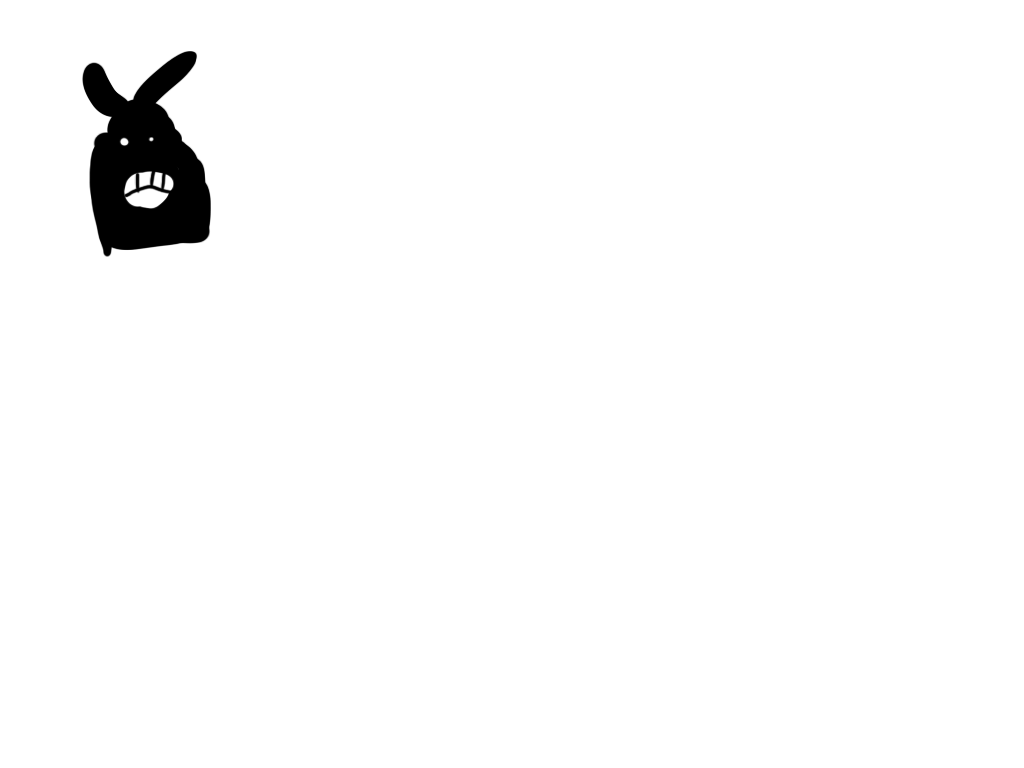
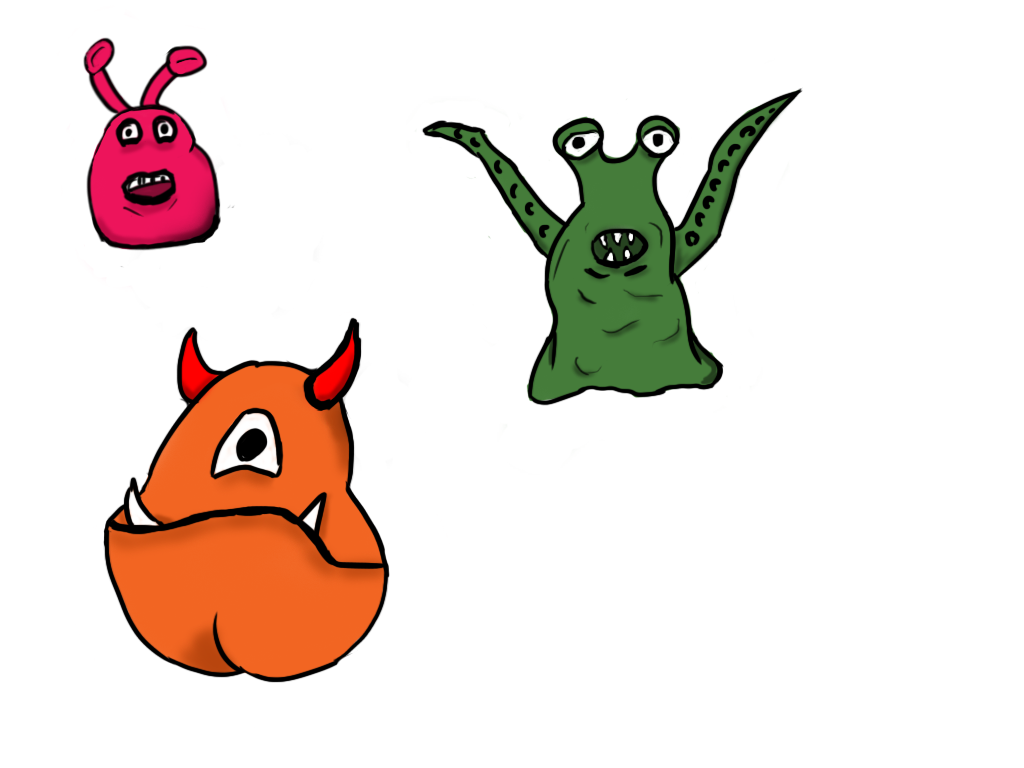
Comparing the layer stacks of the two 1024×768 images. Changes:
added layer "Layer 2" above "paint" over left=83, top=37, right=803, bottom=683
added layer "paint" above "lines" over left=67, top=12, right=801, bottom=683
